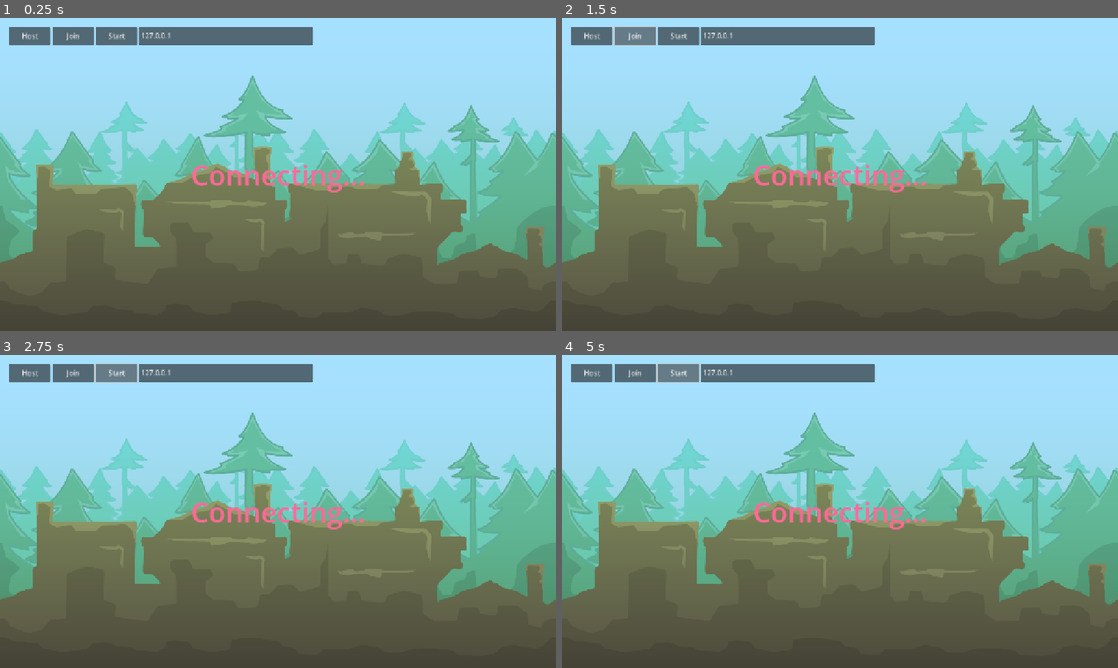
Above: before the commit, frames 1-4 (two rows, left to right).
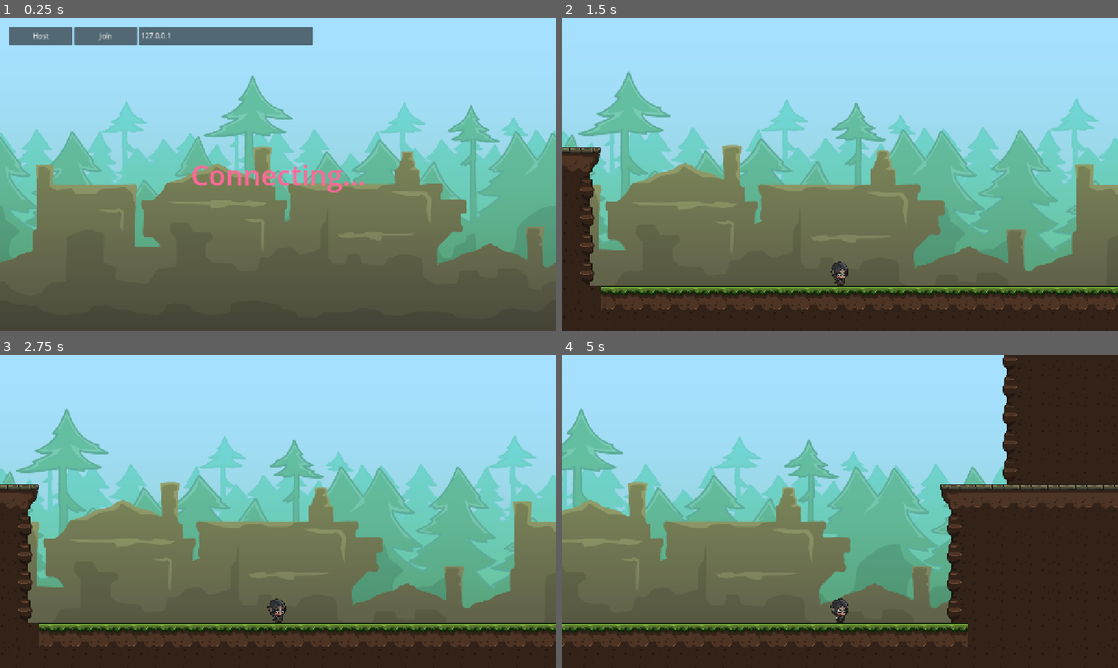
Above: after the commit, the same moments.

Repository: IkutiDev/GodotMultiplayer
Game: Godot game, scene res://levels/menu/menu.tscn
The game is run twice, just before and just after one commit, with the same random seed, the same clock (stepped at 60 frames per second) and the same inputs.
Inputs (mouse positions are in pixels of both pictures, inside the frame that each line leads up to):
- Up to frame 1 (0.25 s): no input
- Up to frame 2 (1.5 s): click "Host" at 0.5 s; click (634, 36) at 1.25 s, where only the run before the commit has a clickable "Join"
- Up to frame 3 (2.75 s): click (116, 373) at 2 s, where only the run before the commit has a clickable "Start"
- Up to frame 4 (5 s): click (678, 373) at 2.75 s, where only the run before the commit has a clickable "Start"; tap Enter at 3.5 s; hold D (move_right) from 3.53 s (still down); tap Space (jump) at 3.77, 4.52 s

The runs differ from the first frame. In frame 1, 0.2% of the frame differs, in the area x 4-23%, y 2-9%; in frame 2, 43%; in frame 3, 43%; in frame 4, 58%, in the area x 0-100%, y 0-100%.

Commit message:
Connecting, hosting, syncing players

Diff:
--- /dev/null
+++ b/levels/level.gd
@@ -0,0 +1,48 @@
+extends Node2D
+
+@export var players_container : Node2D
+@export var player_scene : PackedScene
+@export var spawn_points : Array[Node2D]
+
+var next_spawn_point_index = 0
+
+var player_instance : Node2D
+
+func _ready() -> void:
+	if not multiplayer.is_server():
+		return
+
+	multiplayer.peer_disconnected.connect(delete_player)
+
+	for id in multiplayer.get_peers():
+		add_player(id)
+
+	add_player(1)
+
+func _exit_tree() -> void:
+	if multiplayer.multiplayer_peer == null:
+		return
+	if not multiplayer.is_server():
+		return
+	multiplayer.peer_disconnected.disconnect(delete_player)
+
+func add_player(id : int) -> void:
+	player_instance = player_scene.instantiate()
+	player_instance.position = get_spawn_point()
+	player_instance.name = str(id)
+	players_container.add_child(player_instance)
+
+func delete_player(id) -> void:
+	if not players_container.has_node(str(id)):
+		return
+	players_container.get_node(str(id)).queue_free()
+
+func get_spawn_point() -> Vector2:
+	var spawn_point = spawn_points[next_spawn_point_index].position
+
+	next_spawn_point_index += 1
+
+	if next_spawn_point_index >= len(spawn_points):
+		next_spawn_point_index = 0
+
+	return spawn_point
--- a/levels/level_01/level_01.tscn
+++ b/levels/level_01/level_01.tscn
@@ -1,6 +1,7 @@
-[gd_scene load_steps=7 format=4 uid="uid://wqsid43t70ak"]
+[gd_scene load_steps=8 format=4 uid="uid://wqsid43t70ak"]
 
 [ext_resource type="Texture2D" uid="uid://bja0wl8tcw71c" path="res://art/backgrounds/background_01.png" id="1_2fp4v"]
+[ext_resource type="Script" uid="uid://bg06ddr3qbfe8" path="res://levels/level.gd" id="1_dm0pi"]
 [ext_resource type="Texture2D" uid="uid://bujx43rcy5b85" path="res://art/backgrounds/background_02.png" id="2_dm0pi"]
 [ext_resource type="Texture2D" uid="uid://chwbcf7n2ajtp" path="res://art/platforms/Platformer_spritesheet.png" id="3_71kry"]
 [ext_resource type="PackedScene" uid="uid://bexcnmqrxxaq1" path="res://player/player.tscn" id="4_aqob7"]
@@ -41,7 +42,11 @@
 physics_layer_0/collision_mask = 0
 sources/0 = SubResource("TileSetAtlasSource_mckh2")
 
-[node name="Level_01" type="Node2D"]
+[node name="Level_01" type="Node2D" node_paths=PackedStringArray("players_container", "spawn_points")]
+script = ExtResource("1_dm0pi")
+players_container = NodePath("Players/PlayersContainer")
+player_scene = ExtResource("4_aqob7")
+spawn_points = [NodePath("Players/SpawnPoint_0"), NodePath("Players/SpawnPoint_1")]
 
 [node name="Enviroment" type="Node" parent="."]
 
@@ -68,5 +73,15 @@
 
 [node name="Players" type="Node" parent="."]
 
-[node name="Player" parent="Players" instance=ExtResource("4_aqob7")]
-position = Vector2(24, 256)
+[node name="PlayersContainer" type="Node2D" parent="Players"]
+
+[node name="PlayerMultiplayerSpawner" type="MultiplayerSpawner" parent="Players"]
+_spawnable_scenes = PackedStringArray("uid://bexcnmqrxxaq1")
+spawn_path = NodePath("../PlayersContainer")
+spawn_limit = 2
+
+[node name="SpawnPoint_0" type="Node2D" parent="Players"]
+position = Vector2(-217, 252)
+
+[node name="SpawnPoint_1" type="Node2D" parent="Players"]
+position = Vector2(-147, 252)
--- /dev/null
+++ b/levels/menu/menu.gd
@@ -0,0 +1,60 @@
+extends Node
+
+@export var level_container : Node
+@export var level_scene : PackedScene
+@export var host_button : Button
+@export var join_button : Button
+@export var start_button : Button
+@export var ip_line_edit : LineEdit
+@export var status_label : Label
+
+@export var not_connected_hbox : HBoxContainer
+@export var host_hbox : HBoxContainer
+@export var UI : Control
+
+func _enter_tree() -> void:
+	host_button.pressed.connect(_on_host_button_pressed)
+	join_button.pressed.connect(_on_join_button_pressed)
+	start_button.pressed.connect(_on_start_button_pressed)
+
+func _ready() -> void:
+	multiplayer.connection_failed.connect(_on_connection_failed)
+	multiplayer.connected_to_server.connect(_on_connected_to_server)
+
+func _exit_tree() -> void:
+	host_button.pressed.disconnect(_on_host_button_pressed)
+	join_button.pressed.disconnect(_on_join_button_pressed)
+	start_button.pressed.disconnect(_on_start_button_pressed)
+
+func _on_host_button_pressed() -> void:
+	not_connected_hbox.hide()
+	host_hbox.show()
+	status_label.text = "Hosting!"
+	Lobby.create_game()
+
+func _on_join_button_pressed() -> void:
+	not_connected_hbox.hide()
+	Lobby.join_game(ip_line_edit.text)
+	status_label.text = "Connecting..."
+	print("Trying to join the game")
+
+func _on_start_button_pressed() -> void:
+	hide_menu.rpc()
+	change_level.call_deferred(level_scene)
+
+func change_level(scene : PackedScene) -> void:
+	for c in level_container.get_children():
+		level_container.remove_child(c)
+		c.queue_free()
+	level_container.add_child(scene.instantiate())
+
+func _on_connection_failed() -> void:
+	status_label.text = "Connection Failed"
+	not_connected_hbox.show()
+
+func _on_connected_to_server() -> void:
+	status_label.text = "Connected!"
+
+@rpc("call_local", "authority", "reliable")
+func hide_menu() -> void:
+	UI.hide()
--- a/levels/menu/menu.tscn
+++ b/levels/menu/menu.tscn
@@ -1,13 +1,35 @@
-[gd_scene load_steps=4 format=3 uid="uid://mwutlmgiwbgw"]
+[gd_scene load_steps=6 format=3 uid="uid://mwutlmgiwbgw"]
 
 [ext_resource type="Texture2D" uid="uid://bja0wl8tcw71c" path="res://art/backgrounds/background_01.png" id="1_1iesk"]
+[ext_resource type="Script" uid="uid://cgsw2kk1pi1ip" path="res://levels/menu/menu.gd" id="1_f5yhj"]
+[ext_resource type="PackedScene" uid="uid://wqsid43t70ak" path="res://levels/level_01/level_01.tscn" id="2_4wbge"]
 [ext_resource type="Texture2D" uid="uid://bujx43rcy5b85" path="res://art/backgrounds/background_02.png" id="2_f5yhj"]
 
 [sub_resource type="LabelSettings" id="LabelSettings_1iesk"]
 font_size = 64
 font_color = Color(1, 0.413369, 0.594588, 1)
 
-[node name="Menu" type="Control"]
+[node name="Menu" type="Node" node_paths=PackedStringArray("level_container", "host_button", "join_button", "start_button", "ip_line_edit", "status_label", "not_connected_hbox", "host_hbox", "UI")]
+script = ExtResource("1_f5yhj")
+level_container = NodePath("Level")
+level_scene = ExtResource("2_4wbge")
+host_button = NodePath("UI/NotConnectedHBox/HostButton")
+join_button = NodePath("UI/NotConnectedHBox/JoinButton")
+start_button = NodePath("UI/HostHBox/StartButton")
+ip_line_edit = NodePath("UI/NotConnectedHBox/LineEditIP")
+status_label = NodePath("UI/StatusLabel")
+not_connected_hbox = NodePath("UI/NotConnectedHBox")
+host_hbox = NodePath("UI/HostHBox")
+UI = NodePath("UI")
+
+[node name="Level" type="Node" parent="."]
+
+[node name="LevelSpawner" type="MultiplayerSpawner" parent="."]
+_spawnable_scenes = PackedStringArray("uid://wqsid43t70ak")
+spawn_path = NodePath("../Level")
+spawn_limit = 1
+
+[node name="UI" type="Control" parent="."]
 layout_mode = 3
 anchors_preset = 15
 anchor_right = 1.0
@@ -15,7 +37,7 @@
 grow_horizontal = 2
 grow_vertical = 2
 
-[node name="BackgroundTrees" type="TextureRect" parent="."]
+[node name="BackgroundTrees" type="TextureRect" parent="UI"]
 layout_mode = 1
 anchors_preset = 15
 anchor_right = 1.0
@@ -26,7 +48,7 @@
 expand_mode = 2
 stretch_mode = 4
 
-[node name="BackgroundTown" type="TextureRect" parent="BackgroundTrees"]
+[node name="BackgroundTown" type="TextureRect" parent="UI/BackgroundTrees"]
 layout_mode = 1
 anchors_preset = 15
 anchor_right = 1.0
@@ -37,35 +59,43 @@
 expand_mode = 2
 stretch_mode = 4
 
-[node name="HBoxContainer" type="HBoxContainer" parent="."]
+[node name="NotConnectedHBox" type="HBoxContainer" parent="UI"]
 layout_mode = 0
 offset_left = 20.0
 offset_top = 20.0
 offset_right = 720.0
 offset_bottom = 62.0
 
-[node name="HostButton" type="Button" parent="HBoxContainer"]
+[node name="HostButton" type="Button" parent="UI/NotConnectedHBox"]
 layout_mode = 2
 size_flags_horizontal = 3
 text = "Host"
 
-[node name="JoinButton" type="Button" parent="HBoxContainer"]
+[node name="JoinButton" type="Button" parent="UI/NotConnectedHBox"]
 layout_mode = 2
 size_flags_horizontal = 3
 text = "Join"
 
-[node name="StartButton" type="Button" parent="HBoxContainer"]
-layout_mode = 2
-size_flags_horizontal = 3
-text = "Start"
-
-[node name="LineEditIP" type="LineEdit" parent="HBoxContainer"]
+[node name="LineEditIP" type="LineEdit" parent="UI/NotConnectedHBox"]
 custom_minimum_size = Vector2(400, 0)
 layout_mode = 2
 text = "127.0.0.1"
 placeholder_text = "Enter IP Adress"
 
-[node name="StatusLabel" type="Label" parent="."]
+[node name="HostHBox" type="HBoxContainer" parent="UI"]
+visible = false
+layout_mode = 0
+offset_left = 20.0
+offset_top = 20.0
+offset_right = 315.0
+offset_bottom = 62.0
+
+[node name="StartButton" type="Button" parent="UI/HostHBox"]
+layout_mode = 2
+size_flags_horizontal = 3
+text = "Start"
+
+[node name="StatusLabel" type="Label" parent="UI"]
 layout_mode = 1
 anchors_preset = 15
 anchor_right = 1.0
--- /dev/null
+++ b/lobby.gd
@@ -0,0 +1,68 @@
+extends Node
+
+signal player_connected(peer_id, player_info)
+signal player_disconnected(peer_id)
+signal server_disconnected
+
+const PORT = 7000
+const MAX_CONNECTION = 2
+
+var players = {}
+
+var player_info = {"name": "Name"}
+
+func _ready() -> void:
+	multiplayer.peer_connected.connect(_on_player_connected)
+	multiplayer.peer_disconnected.connect(_on_player_disconnected)
+	multiplayer.connection_failed.connect(_on_connection_failed)
+	multiplayer.connected_to_server.connect(_on_connected_to_server)
+	multiplayer.server_disconnected.connect(_on_server_disconnected)
+
+func create_game() -> void:
+	var peer = ENetMultiplayerPeer.new()
+	var error = peer.create_server(PORT, MAX_CONNECTION)
+	if error:
+		printerr(error)
+		return
+	multiplayer.multiplayer_peer = peer
+
+	players[1] = player_info
+
+	player_connected.emit(1, player_info)
+
+func join_game(adress : String) -> void:
+	var peer = ENetMultiplayerPeer.new()
+	var error = peer.create_client(adress, PORT)
+
+	if error:
+		printerr(error)
+		return
+
+	multiplayer.multiplayer_peer = peer
+
+func _on_player_connected(id : int) -> void:
+	_register_player.rpc_id(id, player_info)
+
+
+@rpc("any_peer","reliable")
+func _register_player(new_player_info) -> void:
+	var new_player_id = multiplayer.get_remote_sender_id()
+	players[new_player_id] = new_player_info
+	player_connected.emit(new_player_id, new_player_info)
+
+func _on_player_disconnected(id : int) -> void:
+	players.erase(id)
+	player_disconnected.emit(id)
+
+func _on_connected_to_server() -> void:
+	var peer_id = multiplayer.get_unique_id()
+	players[peer_id] = player_info
+	player_connected.emit(peer_id, player_info)
+
+func _on_connection_failed() -> void:
+	multiplayer.multiplayer_peer = null
+
+func _on_server_disconnected() -> void:
+	multiplayer.multiplayer_peer = null
+	players.clear()
+	server_disconnected.emit()
--- a/player/player.gd
+++ b/player/player.gd
@@ -20,14 +20,20 @@
 var is_double_jumping : bool
 var jump_count : int = 0
 var camera_instance
-
-func _ready() -> void:
+var owner_id := 1
+func _enter_tree() -> void:
+	owner_id = name.to_int()
+	set_multiplayer_authority(owner_id)
+	if owner_id != multiplayer.get_unique_id():
+		return
 	set_up_camera()
 	player_sprite.animation_finished.connect(_on_animation_finished)
 
 func _exit_tree() -> void:
 	player_sprite.animation_finished.disconnect(_on_animation_finished)
 func _physics_process(_delta: float) -> void:
+	if owner_id != multiplayer.get_unique_id():
+		return
 	var horizontal_input = (Input.get_action_strength("move_right")
 	 - Input.get_action_strength("move_left"))
 
@@ -69,6 +75,10 @@
 			player_sprite.scale = initial_sprite_scale
 
 func _process(_delta: float) -> void:
+	if multiplayer.multiplayer_peer == null:
+		return
+	if owner_id != multiplayer.get_unique_id():
+		return
 	update_cmaera_pos()
 	update_animation()
 
--- a/player/player.tscn
+++ b/player/player.tscn
@@ -303,6 +303,17 @@
 "speed": 24.0
 }]
 
+[sub_resource type="SceneReplicationConfig" id="SceneReplicationConfig_b2j0d"]
+properties/0/path = NodePath(".:position")
+properties/0/spawn = true
+properties/0/replication_mode = 1
+properties/1/path = NodePath("AnimatedSprite2D:animation")
+properties/1/spawn = true
+properties/1/replication_mode = 1
+properties/2/path = NodePath("AnimatedSprite2D:scale")
+properties/2/spawn = true
+properties/2/replication_mode = 1
+
 [node name="Player" type="CharacterBody2D" node_paths=PackedStringArray("player_sprite")]
 collision_layer = 4
 collision_mask = 2
@@ -323,3 +334,6 @@
 animation = &"fall"
 autoplay = "idle"
 metadata/_edit_lock_ = true
+
+[node name="MultiplayerSynchronizer" type="MultiplayerSynchronizer" parent="."]
+replication_config = SubResource("SceneReplicationConfig_b2j0d")
--- a/project.godot
+++ b/project.godot
@@ -14,6 +14,10 @@
 run/main_scene="uid://mwutlmgiwbgw"
 config/features=PackedStringArray("4.4")
 config/icon="res://icon.svg"
+
+[autoload]
+
+Lobby="*res://lobby.gd"
 
 [display]
 
Not shown, added: levels/level.gd.uid
Not shown, added: levels/menu/menu.gd.uid
Not shown, added: lobby.gd.uid
Not shown: 1 places in player/player.tscn that only renumber resources
